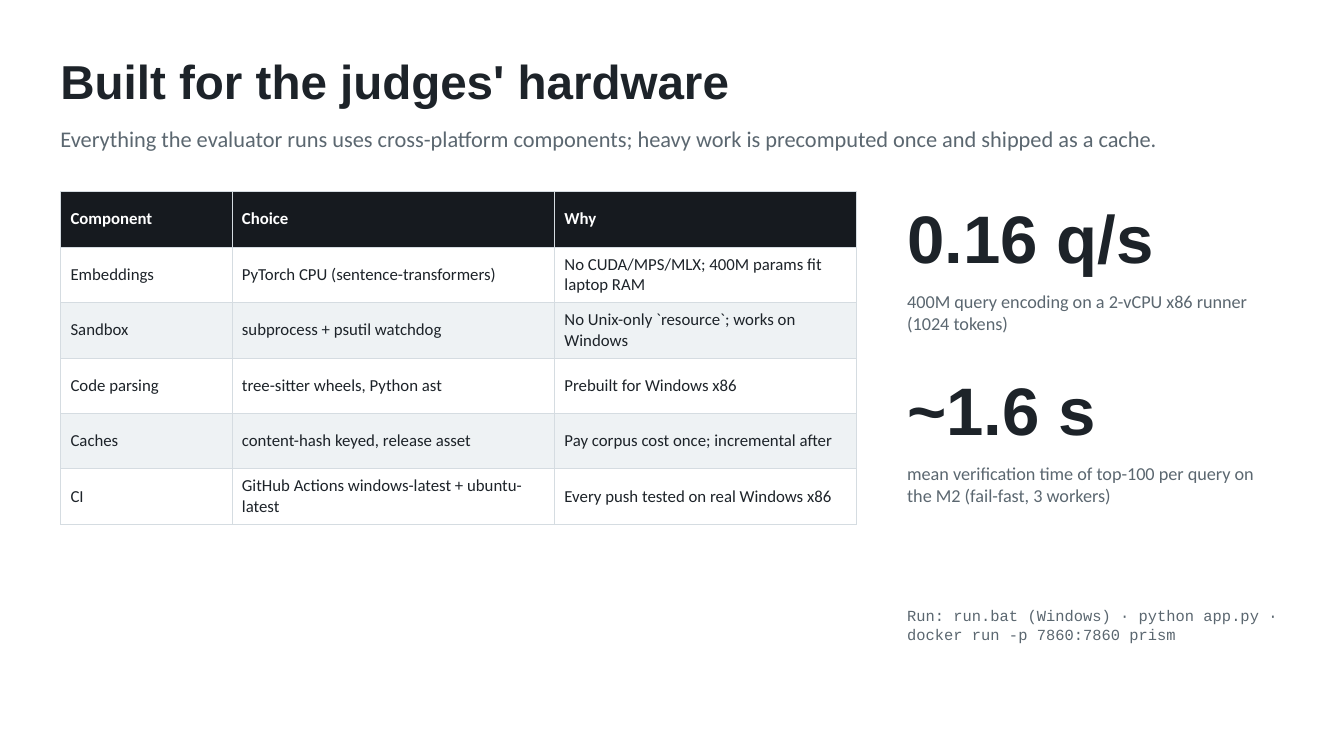
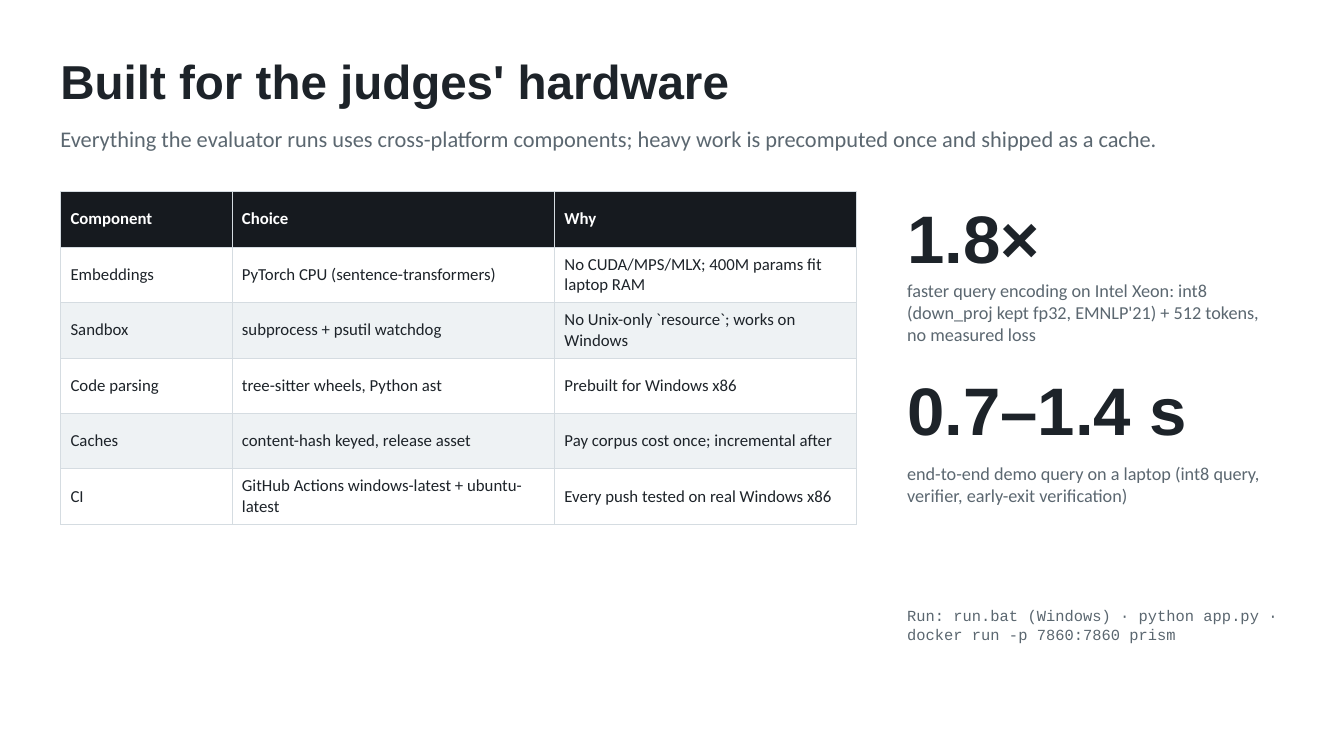
Before and after one commit to Ujjwl07/prism-genai-theme1, a slide deck: slide 9 of CollegeName_TeamName_Submission_ppt.pptx. Drawn at 1344x756 pixels with LibreOffice and Linux fonts; fonts in the diff are those of the drawing. Boxes give left, top, right and bottom in pixels: in the first picture for what was removed or moved away, otherwise in the second. Text is boxed around its words. In the diff, an @@ line names an element or a change of style, - is before the commit and + after.

```diff
--- a/CollegeName_TeamName_Submission_ppt.pptx
+++ b/CollegeName_TeamName_Submission_ppt.pptx
@@ text at <box>907,216,1039,264</box>: text changed @@
-0.16 q/s
+1.8×
@@ text at <box>907,284,1258,341</box>: text changed @@
-400M query encoding on a 2-vCPU x86 runner (1024 tokens)
+faster query encoding on Intel Xeon: int8 (down_proj kept fp32, EMNLP'21) + 512 tokens, no measured loss
@@ text at <box>907,388,1187,436</box>: text changed @@
-~1.6 s
+0.7–1.4 s
@@ text at <box>907,467,1260,505</box>: text changed @@
-mean verification time of top-100 per query on the M2 (fail-fast, 3 workers)
+end-to-end demo query on a laptop (int8 query, verifier, early-exit verification)
```
Also in this commit, not shown: 5 other files.
